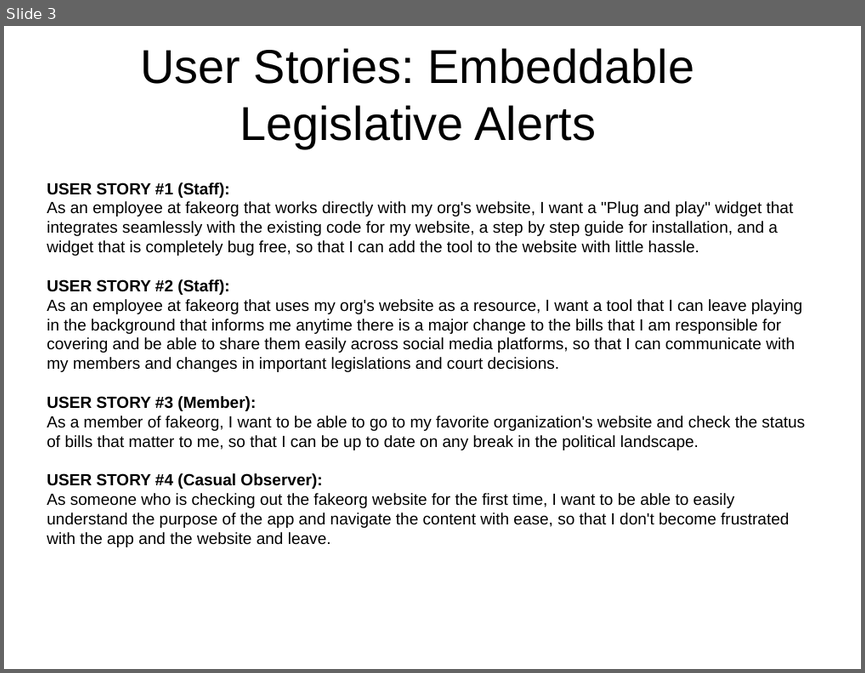
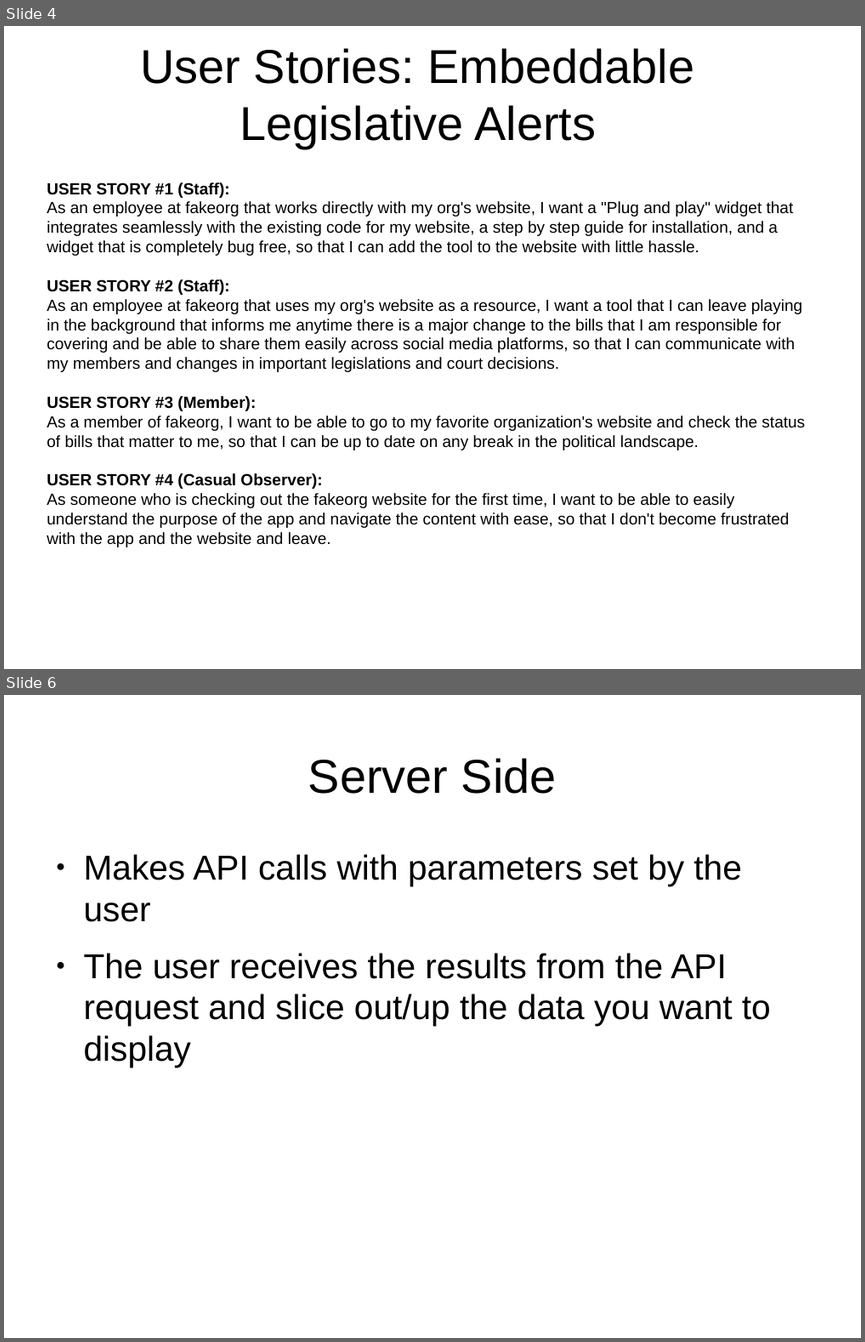
Before and after one commit to BobbyJoeSmith3/Sunlight-Community-Project, a slide deck: Planning/Deliverables/firstweek_deliverables_presentation.odp. Shown one above the other, each under a label of ours: slide 3 before the commit, slides 4 and 6 after it; the slides between them are not shown. The pictures are 865x673 and 865x1342 pixels, drawn with LibreOffice and Linux fonts; fonts in the diff are those of the drawing. Boxes give left, top, right and bottom in pixels: in the first picture for what was removed or moved away, otherwise in the second. Text is boxed around its words. In the diff, an @@ line names an element or a change of style, - is before the commit and + after.

Commit message:
angie's user stories, modified bill tracker stories, and added first week presentation

```diff
--- a/Planning/Deliverables/firstweek_deliverables_presentation.odp
+++ b/Planning/Deliverables/firstweek_deliverables_presentation.odp
@@ slide 6 added at box(4, 695, 861, 1338), background #FFFFFF @@
@@ title added at box(308, 758, 556, 794), 44 pt, text #000000 @@
+Server Side
@@ text added at box(84, 854, 771, 1067), 32 pt, text #000000 @@
+● Makes API calls with parameters set by the user
+● The user receives the results from the API request and slice out/up the data you want to display
@@ what was slide 3 is now slide 4 @@
```
Also in this commit, not shown: 3 slides changed, 4 other slides added, 4 other files.
